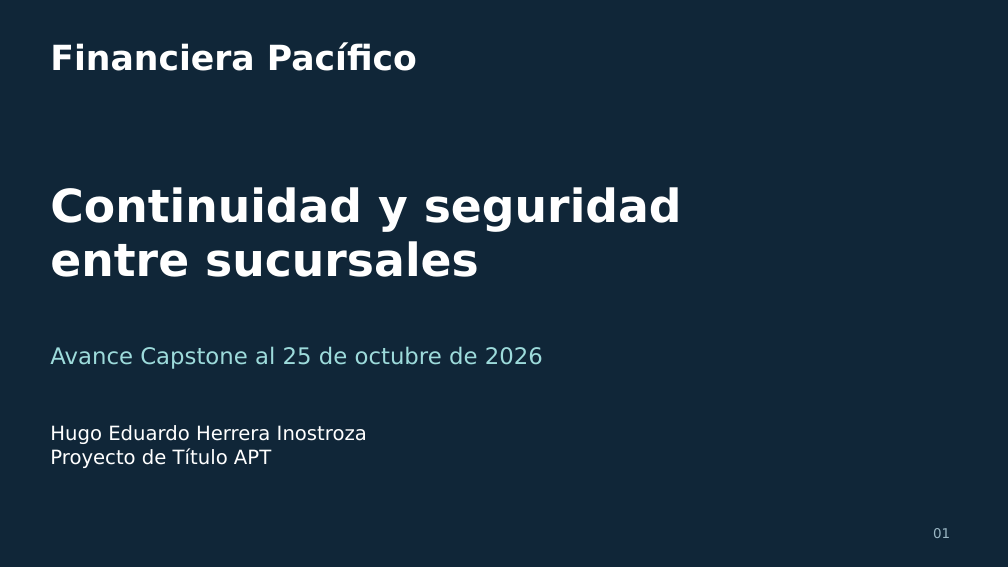
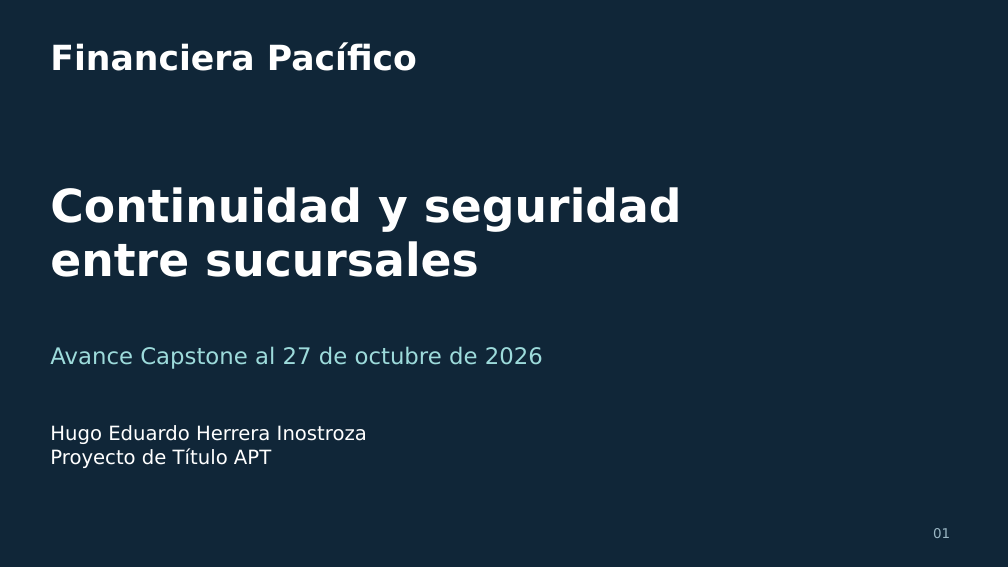
Before and after one commit to hu-herrera/financiera-pacifico-entrega-docente, a slide deck: slide 1 of Presentacion/Avance_Financiera_Pacifico_30_oct_2026.pptx. Drawn at 1008x567 pixels with LibreOffice and Linux fonts; fonts in the diff are those of the drawing. Boxes give left, top, right and bottom in pixels: in the first picture for what was removed or moved away, otherwise in the second. Text is boxed around its words. In the diff, an @@ line names an element or a change of style, - is before the commit and + after.

```diff
--- a/Presentacion/Avance_Financiera_Pacifico_30_oct_2026.pptx
+++ b/Presentacion/Avance_Financiera_Pacifico_30_oct_2026.pptx
@@ text at <box>50,346,543,369</box>: text changed @@
-Avance Capstone al 25 de octubre de 2026
+Avance Capstone al 27 de octubre de 2026
```
Also in this commit, not shown: 1 other slide changed, 41 other files.
